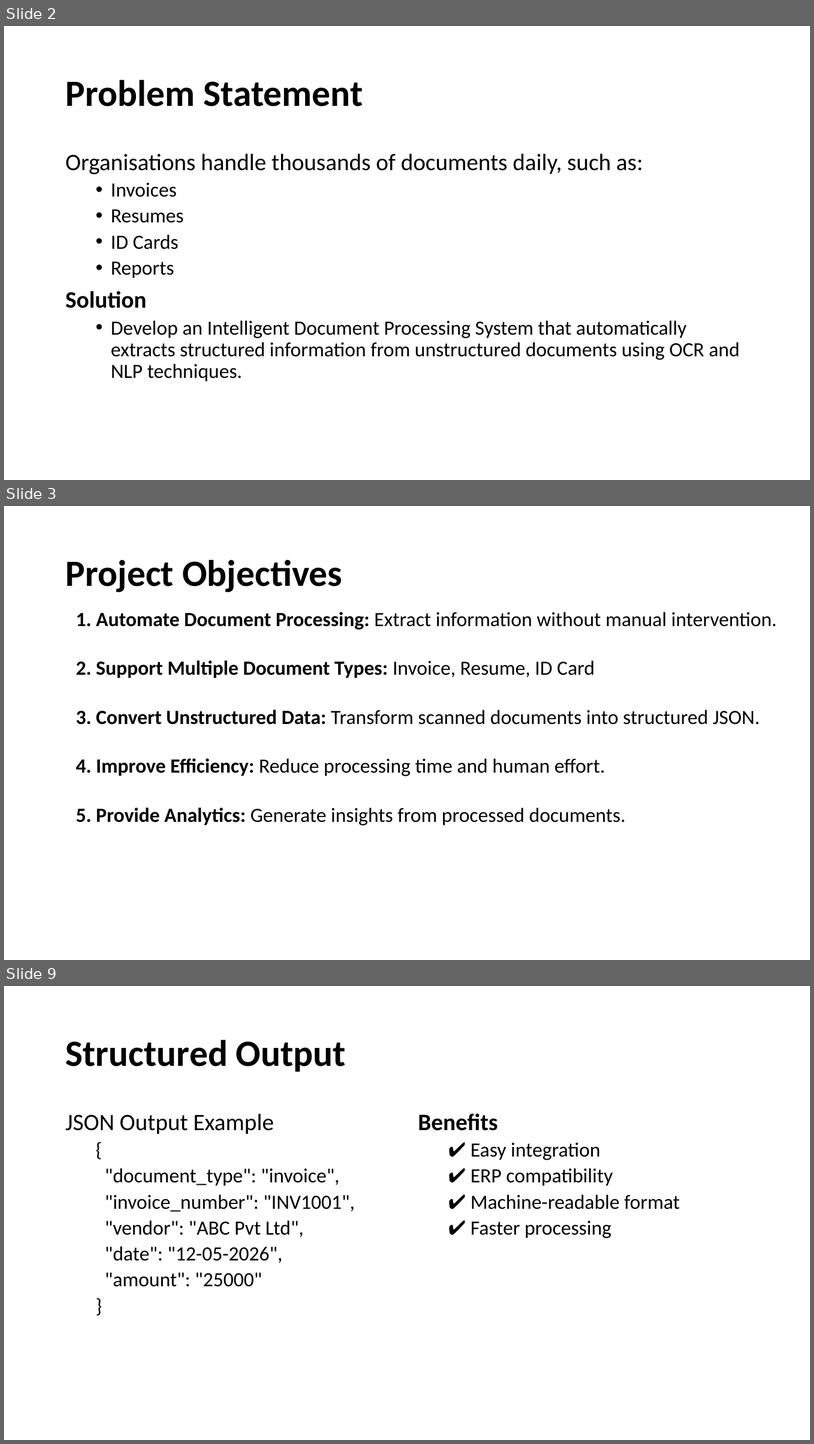
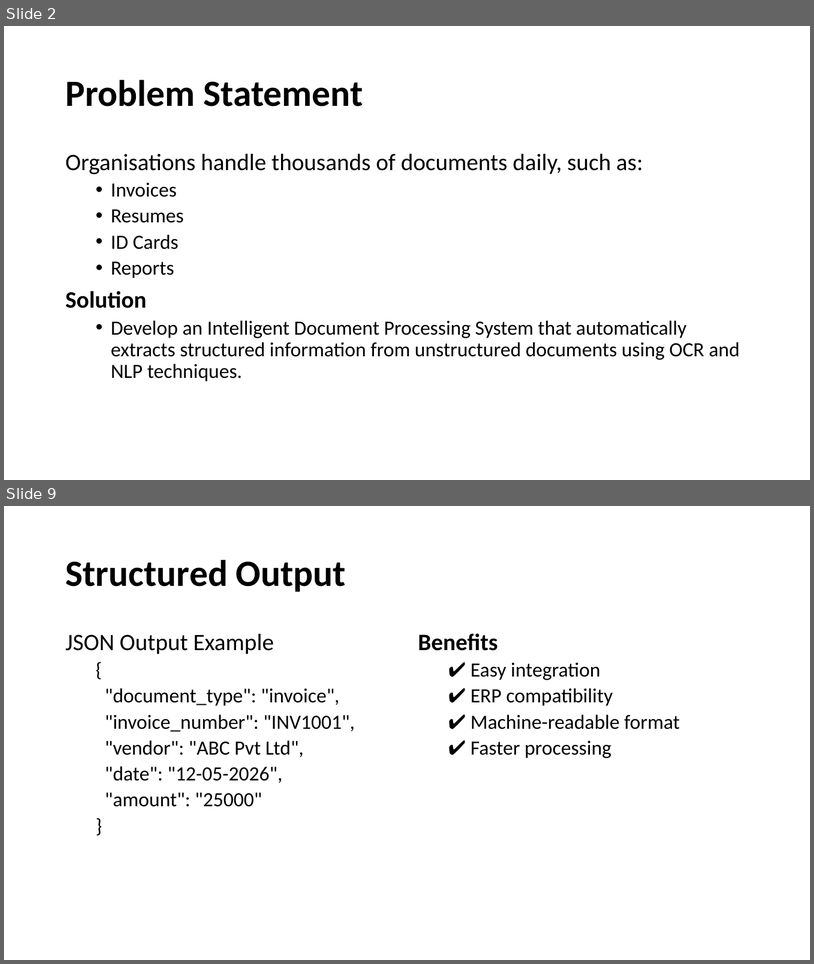
Before and after one commit to dev-prasath/IDP-System-AI, a slide deck: INTELLIGENT DOCUMENT PROCESSING SYSTEM.pptx. Shown one above the other, each under a label of ours: slides 2, 3 and 9 before the commit, slides 2 and 9 after it; the slides between them are not shown. The pictures are 814x1444 and 814x964 pixels, drawn with LibreOffice and Linux fonts; fonts in the diff are those of the drawing. Boxes give left, top, right and bottom in pixels: in the first picture for what was removed or moved away, otherwise in the second. Text is boxed around its words. In the diff, an @@ line names an element or a change of style, - is before the commit and + after.

Commit message:
Initial commit - Intelligent Document AI Studio

```diff
--- a/INTELLIGENT DOCUMENT PROCESSING SYSTEM.pptx
+++ b/INTELLIGENT DOCUMENT PROCESSING SYSTEM.pptx
@@ slide 3 removed at bbox=[4, 506, 810, 960], background #FFFFFF @@
@@ title removed at bbox=[65, 559, 342, 592] @@
-Project Objectives
@@ text removed at bbox=[76, 612, 777, 825] @@
-1. Automate Document Processing: Extract information without manual intervention.
-2. Support Multiple Document Types: Invoice, Resume, ID Card
-3. Convert Unstructured Data: Transform scanned documents into structured JSON.
-4. Improve Efficiency: Reduce processing time and human effort.
-5. Provide Analytics: Generate insights from processed documents.
```
Also in this commit, not shown: 4 slides changed, 4 slides added, 2 other slides removed, 7 other files.
